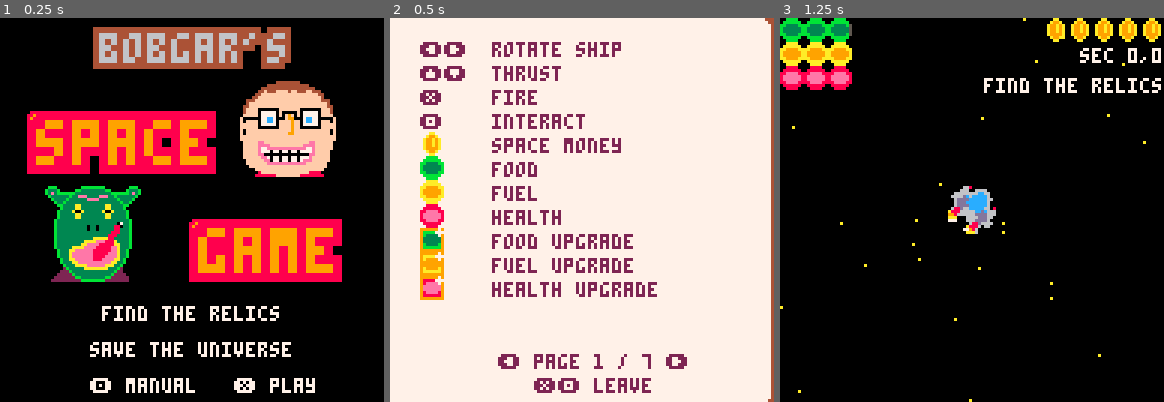
Above: before the commit, frames 1-3 (left to right).
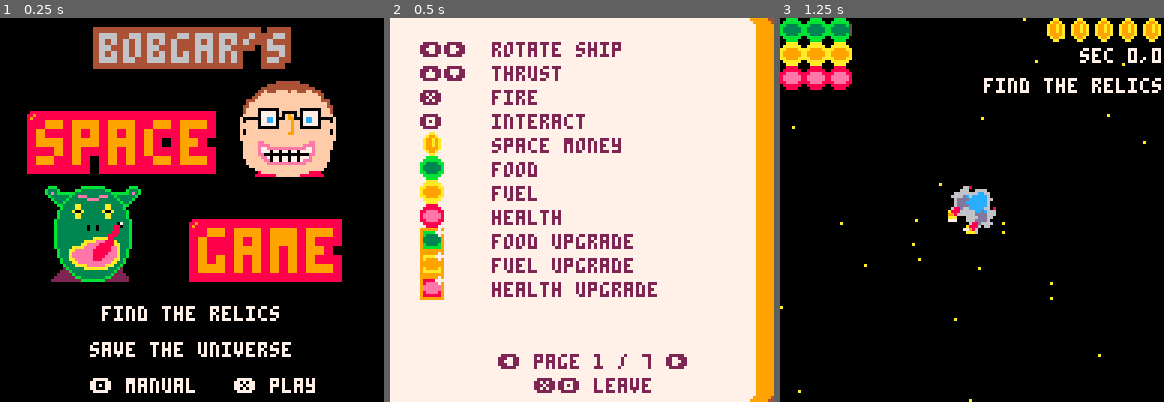
Above: after the commit, the same moments.

Repository: bobgar/pico-jam
Game: PICO-8 cartridge pico-jam.p8
The game is run twice, just before and just after one commit, with the same random seed, the same clock (stepped at 60 frames per second) and the same inputs.
Inputs:
- Up to frame 1 (0.25 s): no input
- Up to frame 2 (0.5 s): tap O (Z key) at 0.33 s
- Up to frame 3 (1.25 s): tap O (Z key) at 0.7 s; tap X (X key) at 1.07 s

Frame 1 is identical in both runs. In frame 2, 4.7% of the frame differs, in the area x 93-100%, y 0-100%; in frame 3, nothing differs.

Commit message:
more cheats and samll updates

Diff:
--- a/cheats.lua
+++ b/cheats.lua
@@ -21,7 +21,7 @@
     codeprogress = {}
     cheatcodes = {}
     activecheats = {}
-    cheatnames = {"cheat", "debug", "win", "mouseenabled","fastmode","allcry", "nocls"}
+    cheatnames = {"cheat", "debug", "win", "mouseenabled","fastmode","allcry", "nocls","owlarian", "pal","fps"}
 
     add(cheatcodes, {⬆️,⬆️,⬇️,⬇️,⬅️,➡️,⬅️,➡️,🅾️,❎,❎})
     add(cheatcodes, {⬆️,⬇️,🅾️,❎})
@@ -30,6 +30,9 @@
     add(cheatcodes, {➡️,➡️,➡️,➡️,➡️,➡️,➡️,➡️,➡️,➡️,➡️,➡️})
     add(cheatcodes, {⬅️,🅾️,➡️,➡️,🅾️,⬅️,❎})
     add(cheatcodes, {⬆️,➡️,⬇️,⬅️,⬆️,➡️,⬇️,⬅️})
+    add(cheatcodes, {🅾️,❎,🅾️,❎,🅾️,❎,🅾️})
+    add(cheatcodes, {⬅️,⬅️,⬅️,⬅️,⬅️,⬅️,⬅️,⬅️,⬅️,⬅️,⬅️,⬅️})
+    add(cheatcodes, {⬆️,⬆️,⬆️,⬆️,⬆️,⬆️,⬆️,⬆️,⬆️,⬆️,⬆️,⬆️})
 
     for i=1,#cheatcodes do
         add(codeprogress, 1)
--- a/gameoverscreen.lua
+++ b/gameoverscreen.lua
@@ -1,6 +1,5 @@
 function gameoverscreeninit()
-    _update = gameoverscreenupdate
-    _draw = gameoverscreendraw
+    setupdatefunctions(gameoverscreenupdate, gameoverscreendraw)
     sfx(12)
 end
 
--- a/helpers.lua
+++ b/helpers.lua
@@ -68,3 +68,18 @@
 function rndi(limit)
   return 1+flr(rnd(limit))
 end
+
+function swaptohiddenpallete()
+    poke( 0x5f2e, 1 )
+    pal( {[0]=128,129,130,131,132,133,134,135,136,137,138,139,140,141,142,143}, 1 )
+end
+
+function setupdatefunctions(newupdate, newdraw)
+  if cheat("fps") then
+    _update60 = newupdate
+    _set_fps(60)
+  else
+    _update = newupdate
+  end
+  _draw = newdraw
+end
--- a/helpscreen.lua
+++ b/helpscreen.lua
@@ -1,6 +1,5 @@
 function helpinit()
-    _update = helpupdate
-    _draw = helpdraw
+    setupdatefunctions(helpupdate, helpdraw)
     pages = {page1, page2, page3, page4, page5, page6, page7}
     printh(#pages)
     curpageidx = 1
@@ -17,14 +16,25 @@
 
 function helpdraw()
     cls(7)
+    local xpos = 128- (#pages - curpageidx)
+    color(9)
+
+    rectfill(xpos ,0,128,128)
+    pset(xpos-1, 0)
+    pset(xpos-2, 0)
+    pset(xpos-1, 1)
+    pset(xpos-1, 127)
+    pset(xpos-2, 127)
+    pset(xpos-1, 126)
+
     color(4)
-    rectfill(128-curpageidx ,0,128,128)
-    pset(128-curpageidx-1, 0)
-    pset(128-curpageidx-2, 0)
-    pset(128-curpageidx-1, 1)
-    pset(128-curpageidx-1, 128)
-    pset(128-curpageidx-2, 128)
-    pset(128-curpageidx-1, 127)
+    pset(127,0)
+    pset(127,1)
+    pset(126,0)
+    pset(127,127)
+    pset(126,127)
+    pset(127,126)
+
     color(defaulthelptextcolor)
     pages[curpageidx]()
     printcentered("⬅️ page " .. curpageidx .. " / " .. #pages .. " ➡️", 112)
--- a/pico-jam.p8
+++ b/pico-jam.p8
@@ -91,22 +91,22 @@
 a000000000000000000000000000000a000006dddd60000000000a6666a0000000054499994450000000588dd88500000000887887880000002aa20000000000
 a000000000000000000000000000000a000006dddd60000000000a6666a000000000544444450000000005dddd50000000008878878800000027720000000000
 a000000000000000000000000000000a000006666660000000000aaaaaa000000000055555500000000000555500000000088778877880000027720000000000
-a000000000000000000000000000000a000000000000000000000000000000000000000aa0000000000000000000000000000000000000000000000000000000
-a000000000000000000000000000000a000000000aaa00000000000000000000000000aeea000000000000000000000000000000000000000000000000000000
-a000000000000000000000000000000a0000aaaaaa0aa0000000000000000000000000aeea000000000000000000000000000000000000000000000000000000
-0a0000000000000000000000000000a00000a0000000a0000000000000000000000a00aeea00a000000000000000000000000000000000000000000000000000
-0a0000000000000000000000000000a0000aa0000000a000000000000000000000aba0a55a0aba00000000000000000000000000000000000000000000000000
-0a0000000000000000000000000000a000aa00000000aaa000000000000000000aeeba7777abeea0000000000000000000000000000000000000000000000000
-00a00000000000000000000000000a0000aa0000000000a00000000000000000abee577cc775eeba000000000000000000000000000000000000000000000000
-00a00000000000000000000000000a00000a0000000000a000000000000000000ab5657cc7565ba0000000000000000000000000000000000000000000000000
-000a000000000000000000000000a000000a0000000000a0000000000000000000a6665775666a00000000000000000000000000000000000000000000000000
-0000a0000000000000000000000a0000000aa00000000aa000000000000000000a556657756655a0000000000000000000000000000000000000000000000000
-00000a00000000000000000000a000000000aa000aaaaa000000000000000000a44455455455444a000000000000000000000000000000000000000000000000
-000000a000000000000000000a00000000000aa0aa00000000000000000000000a444444444444a0000000000000000000000000000000000000000000000000
-0000000aa00000000000000aa0000000000000aaa0000000000000000000000000a4499999944a00000000000000000000000000000000000000000000000000
-000000000aaa00000000aaa00000000000000000000000000000000000000000000a44999944a000000000000000000000000000000000000000000000000000
-000000000000aaaaaaaa000000000000000000000000000000000000000000000000a44444000000000000000000000000000000000000000000000000000000
-000000000000000000000000000000000000000000000000000000000000000000000aaaaa000000000000000000000000000000000000000000000000000000
+a000000000000000000000000000000a000000000000000000000000000000000000000aa0000000000004444440000000000000000000000000000000000000
+a000000000000000000000000000000a000000000aaa00000000000000000000000000aeea000000000445555554400000555500000000000000000000000000
+a000000000000000000000000000000a0000aaaaaa0aa0000000000000000000000000aeea000000004554455445540005444450000000000000000000000000
+0a0000000000000000000000000000a00000a0000000a0000000000000000000000a00aeea00a000045555555555554005444450000000000000000000000000
+0a0000000000000000000000000000a0000aa0000000a000000000000000000000aba0a55a0aba00045541455414554005444450000000000000000000000000
+0a0000000000000000000000000000a000aa00000000aaa000000000000000000aeeba7777abeea0455517155171555405444450000000000000000000000000
+00a00000000000000000000000000a0000aa0000000000a00000000000000000abee577cc775eeba455541455414555400555500000000000000000000000000
+00a00000000000000000000000000a00000a0000000000a000000000000000000ab5657cc7565ba0454555555555555400000000000000000000000000000000
+000a000000000000000000000000a000000a0000000000a0000000000000000000a6665775666a00454555aaaa55445400400040000000000000000000000000
+0000a0000000000000000000000a0000000aa00000000aa000000000000000000a556657756655a045555aaaaaa5555404400044000000000000000000000000
+00000a00000000000000000000a000000000aa000aaaaa000000000000000000a44455455455444a4555555aa555555404000404000000000000000000000000
+000000a000000000000000000a00000000000aa0aa00000000000000000000000a444444444444a0045445555555454044000400000000000000000000000000
+0000000aa00000000000000aa0000000000000aaa0000000000000000000000000a4499999944a00045555555455454040040440000000000000000000000000
+000000000aaa00000000aaa00000000000000000000000000000000000000000000a44999944a000004555445455540000440044000000000000000000000000
+000000000000aaaaaaaa000000000000000000000000000000000000000000000000a44444000000000445555554400000400004000000000000000000000000
+000000000000000000000000000000000000000000000000000000000000000000000aaaaa000000000004444440000004400000000000000000000000000000
 00000000000044444444000000000000000000000000666666660000000000000000000000000000000000000000000000000000000000000000000000000000
 00000000044455555555444000000000000000000666777777776660000000000000000000000000000000000000000000000000000000000000000000000000
 00000004455555555555555440000000000000066777787887877776600000000000000000000000000000000000000000000000000000000000000000000000
--- a/planetscreen.lua
+++ b/planetscreen.lua
@@ -1,6 +1,5 @@
 function initplanet()
-  _update = updateplanet
-  _draw = drawplanet
+  setupdatefunctions(updateplanet, drawplanet)
   if curinteractible.rumor != nil and relics[curinteractible.rumor].found and  not relicactivated  then
     curinteractible.rumor = getunfoundrelicindex()
   end
@@ -11,8 +10,7 @@
   if btnp(⬇️) and cursorloc<maxcursorloc then cursorloc+=1 end
   if btnp(❎) then
     if cursorloc == maxcursorloc then
-      _update = updatespace
-      _draw = drawspace
+      setupdatefunctions(updatespace,drawspace)
       sfx(11)
     elseif cursorloc == 0 and curinteractible.rumor != nil then
       sfx(09)
--- a/space.lua
+++ b/space.lua
@@ -1,6 +1,6 @@
 function spaceinit()
-  _update = updatespace
-  _draw = drawspace
+
+  setupdatefunctions(updatespace,drawspace)
   inittimeforseeds = (stat(85)*0.001 + stat(84)*0.001*60 + stat(83)*0.001*60*60 + stat(82)*0.001*60*60*24)-- * stat(81)
   --dbgprintplanetcounts()
   sectorsize = 512
@@ -95,11 +95,17 @@
     shipsprite = 98
     playerbulletsprite = 15
     exhaustparticle = 47
+  elseif cheat("owlarian") then
+    shipsprite = 170
+    playerbulletsprite = 172
+    exhaustparticle = 188
   else
     shipsprite = 1
     playerbulletsprite = 16
     exhaustparticle = 31
   end
+
+  if cheat("pal") then swaptohiddenpallete() end
 end
 
 
@@ -466,7 +472,7 @@
   --print('sx= ' .. location.sectorx .. '  sy= ' .. location.sectory)
   drawbullets()
   drawui()
-  if debug then
+  if cheat("debug") then
     drawdebugui()
   end
 end
@@ -494,8 +500,6 @@
       if mag < 24 then
         --printh("You win")
         sspr(loc.x, loc.y,16,16,x-20, y-20, 40,40)
-        _update = winscreenupdate
-        _draw = winscreendraw
         winscreeninit()
       end
     end
--- a/splashscreen.lua
+++ b/splashscreen.lua
@@ -1,6 +1,5 @@
 function splashscreeninit()
-    _update = splashscreenupdate
-    _draw = splashscreendraw
+    setupdatefunctions(splashscreenupdate,splashscreendraw)
 end
 
 function splashscreenupdate()
@@ -8,8 +7,6 @@
     if(cheat("win")) then winscreeninit() end
 
     if btnp(❎) then
-        _update = updatespace
-        _draw = drawspace
         spaceinit()
         sfx(15)
     elseif btnp(🅾️) then
@@ -31,10 +28,10 @@
 end
 
 function _init()
+    cheatsinit()
     splashscreeninit()
     --winscreeninit()
     --gameoverscreeninit()
 
     palt(0,true)
-    cheatsinit()
 end
--- a/winscreen.lua
+++ b/winscreen.lua
@@ -1,6 +1,5 @@
 function winscreeninit()
-    _update = winscreenupdate
-    _draw = winscreendraw
+    setupdatefunctions(winscreenupdate,winscreendraw)
     particles = {}
     firecounter = 30
     activecheats["win"] = false
